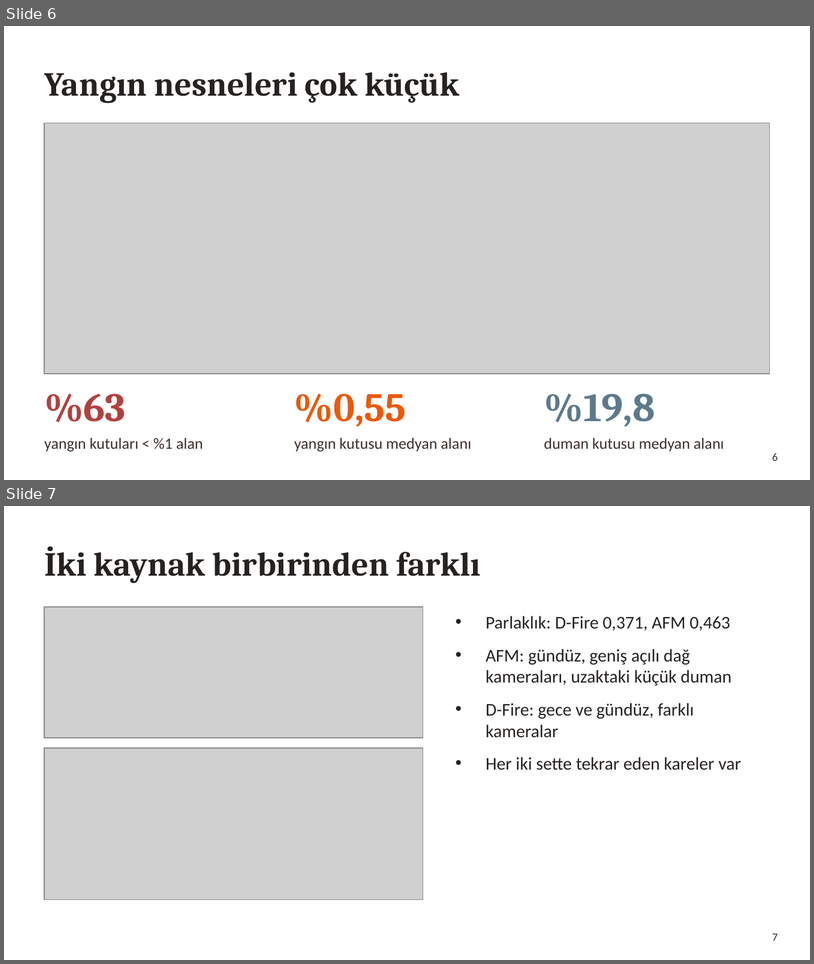
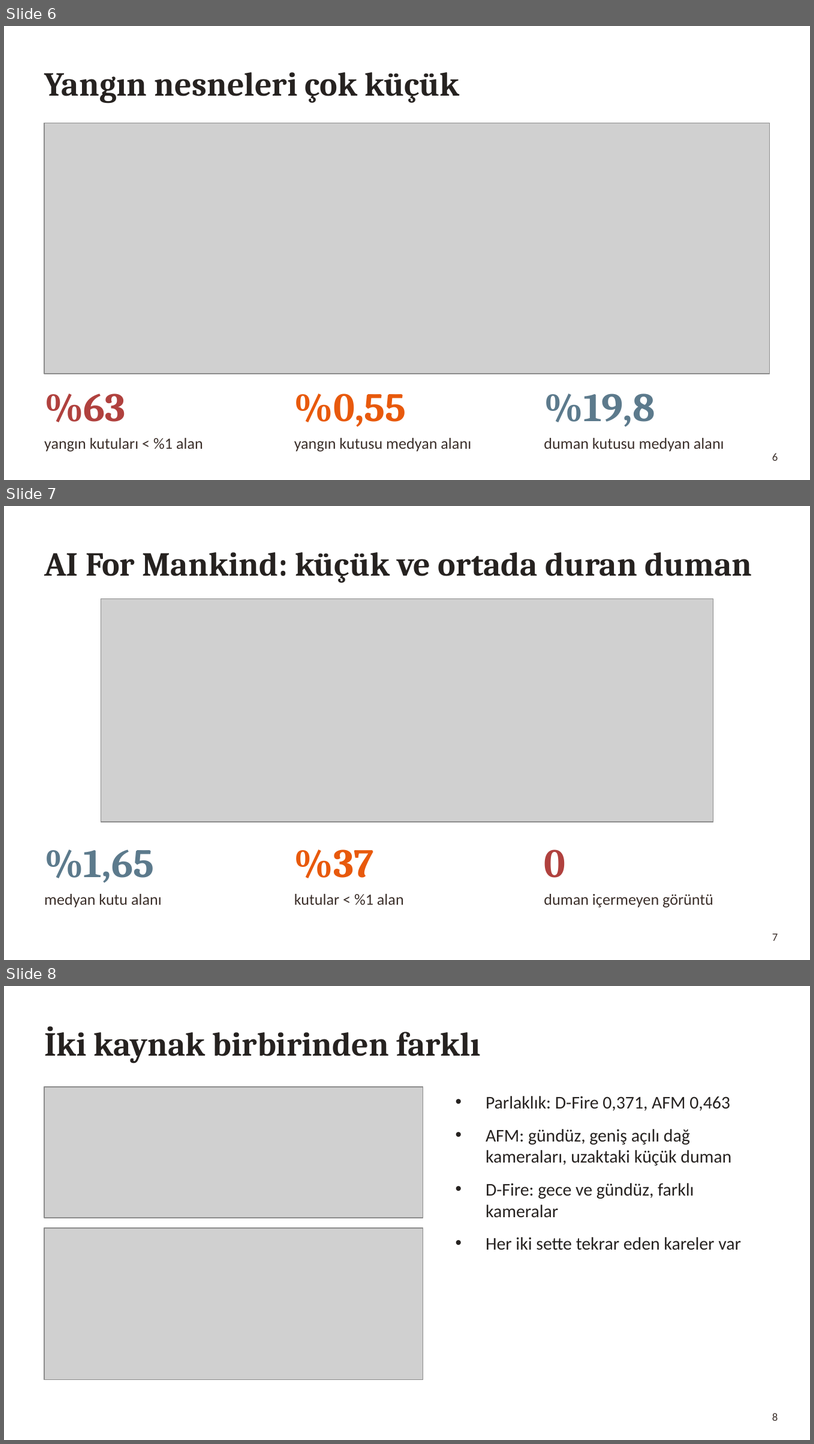
Before and after one commit to NursimaErkoc/yangin_tespit, a slide deck: rapor/Faz1_Sunum.pptx. Shown one above the other, each under a label of ours: slides 6 and 7 before the commit, slides 6, 7 and 8 after it. The pictures are 814x964 and 814x1444 pixels, drawn with LibreOffice and Linux fonts; fonts in the diff are those of the drawing; grey boxes stand for pictures. Boxes give left, top, right and bottom in pixels: in the first picture for what was removed or moved away, otherwise in the second. Text is boxed around its words. In the diff, an @@ line names an element or a change of style, - is before the commit and + after.

```diff
--- a/rapor/Faz1_Sunum.pptx
+++ b/rapor/Faz1_Sunum.pptx
@@ slide 7 added at bbox=[4, 506, 810, 960], background #FFFFFF @@
@@ title added at bbox=[44, 552, 752, 583], 30 pt, text #262220, bold @@
+AI For Mankind: küçük ve ortada duran duman
@@ picture added at bbox=[101, 599, 714, 822] @@
@@ text added at bbox=[44, 849, 154, 882], 36 pt, text #5C7A8C, bold @@
+%1,65
@@ text added at bbox=[294, 849, 374, 878], 36 pt, text #E8590C, bold @@
+%37
@@ text added at bbox=[544, 849, 566, 877], 36 pt, text #B0413E, bold @@
+0
@@ text added at bbox=[44, 894, 162, 907], 14 pt, text #3B2F2A @@
+medyan kutu alanı
@@ text added at bbox=[294, 894, 404, 904], 14 pt, text #3B2F2A @@
+kutular < %1 alan
@@ text added at bbox=[544, 894, 714, 907], 14 pt, text #3B2F2A @@
+duman içermeyen görüntü
@@ page number added at bbox=[773, 933, 778, 940], 10 pt, text #3B2F2A @@
+7
@@ what was slide 7 is now slide 8 @@
@@ page number at bbox=[773, 1413, 778, 1420]: text changed @@
-7
+8
```
Also in this commit, not shown: 2 slides changed.
